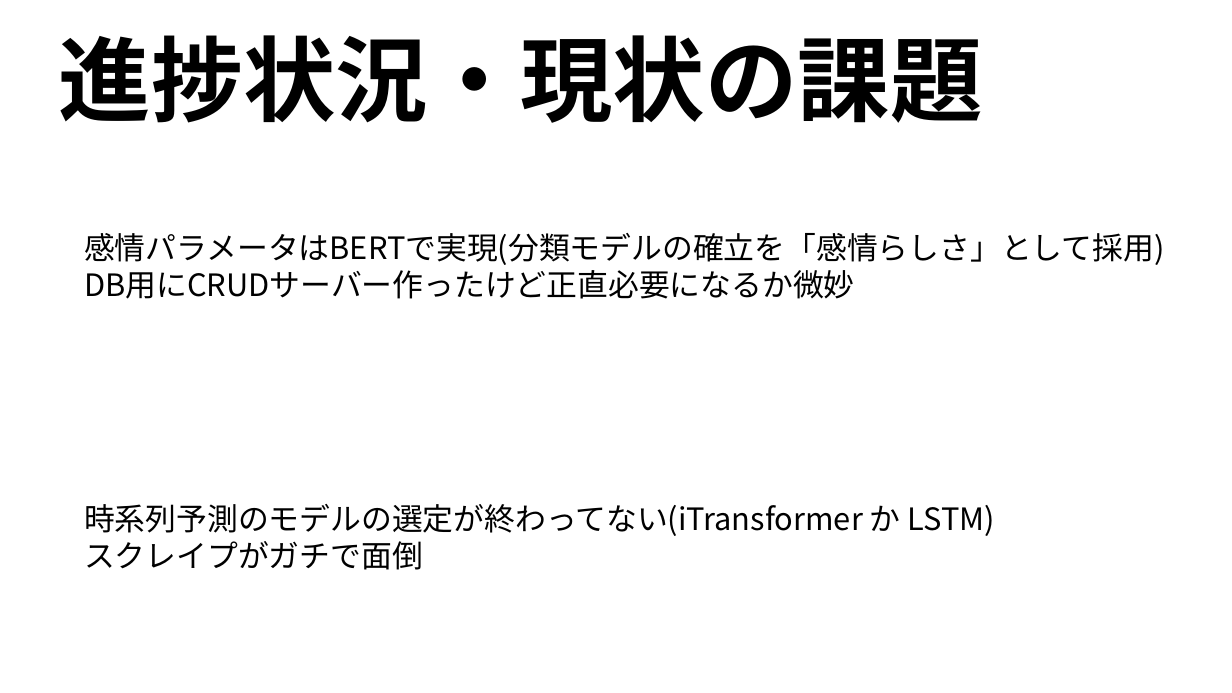
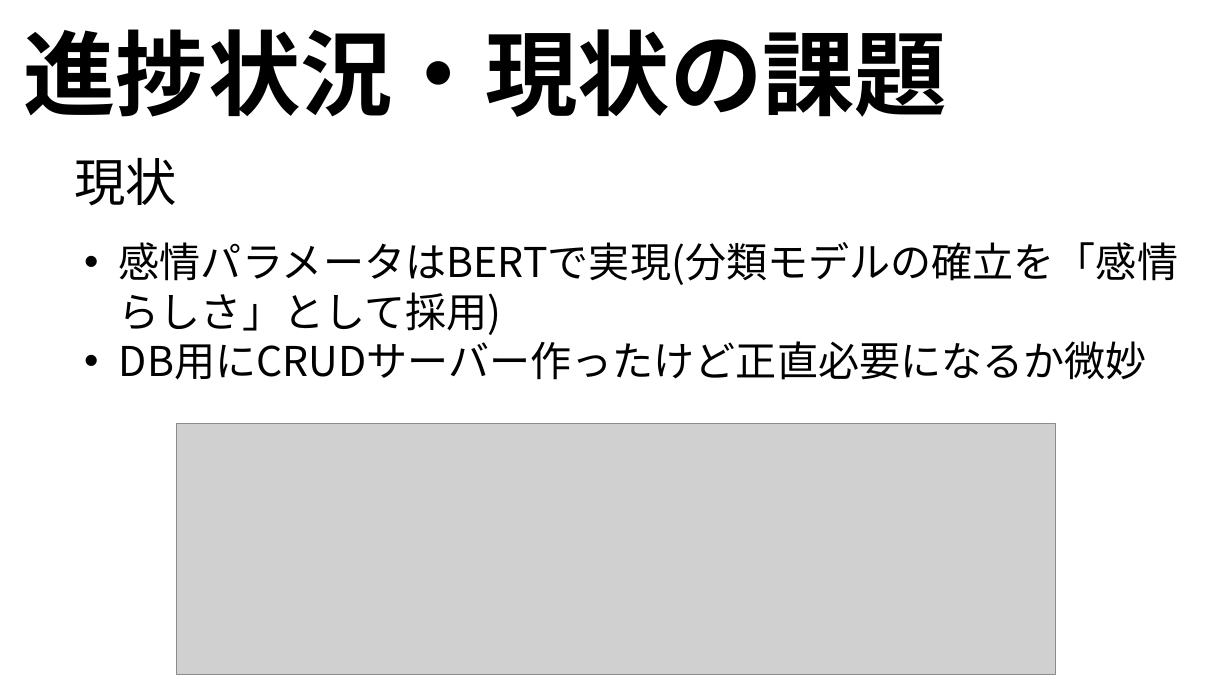
Before and after one commit to ryoww/PBL_stock, a slide deck: slide 7 of 中間発表.pptx (slide 6 before the commit). Drawn at 1232x693 pixels with LibreOffice and Linux fonts; fonts in the diff are those of the drawing; grey boxes stand for pictures. Boxes give left, top, right and bottom in pixels: in the first picture for what was removed or moved away, otherwise in the second. Text is boxed around its words. In the diff, an @@ line names an element or a change of style, - is before the commit and + after.

```diff
--- a/中間発表.pptx
+++ b/中間発表.pptx
@@ title "進捗状況・現状の課題": place and size @@
-title "進捗状況・現状の課題" at bbox=[59, 35, 983, 123]
+title "進捗状況・現状の課題" at bbox=[23, 29, 947, 117]
@@ text added at bbox=[74, 157, 177, 206], 40 pt, text #000000 @@
+現状
@@ text "感情パラメータはBERTで実現(分類モデルの確立を「感情らしさ」として採用)": place and size @@
-text "感情パラメータはBERTで実現(分類モデルの確立を「感情らしさ」として採用)" at bbox=[84, 233, 1164, 299]
+text "感情パラメータはBERTで実現(分類モデルの確立を「感情らしさ」として採用)" at bbox=[119, 242, 1178, 380]
@@ text "感情パラメータはBERTで実現(分類モデルの確立を「感情らしさ」として採用)" at bbox=[119, 242, 1178, 380]: size 24 to 32 pt; bullet none to • @@
@@ picture added at bbox=[177, 424, 1055, 676] @@
@@ text removed at bbox=[84, 504, 996, 570] @@
-時系列予測のモデルの選定が終わってない(iTransformer か LSTM)
-スクレイプがガチで面倒
```
Also in this commit, not shown: 5 other slides changed, 2 slides added, 1 slide removed, 11 other files.
